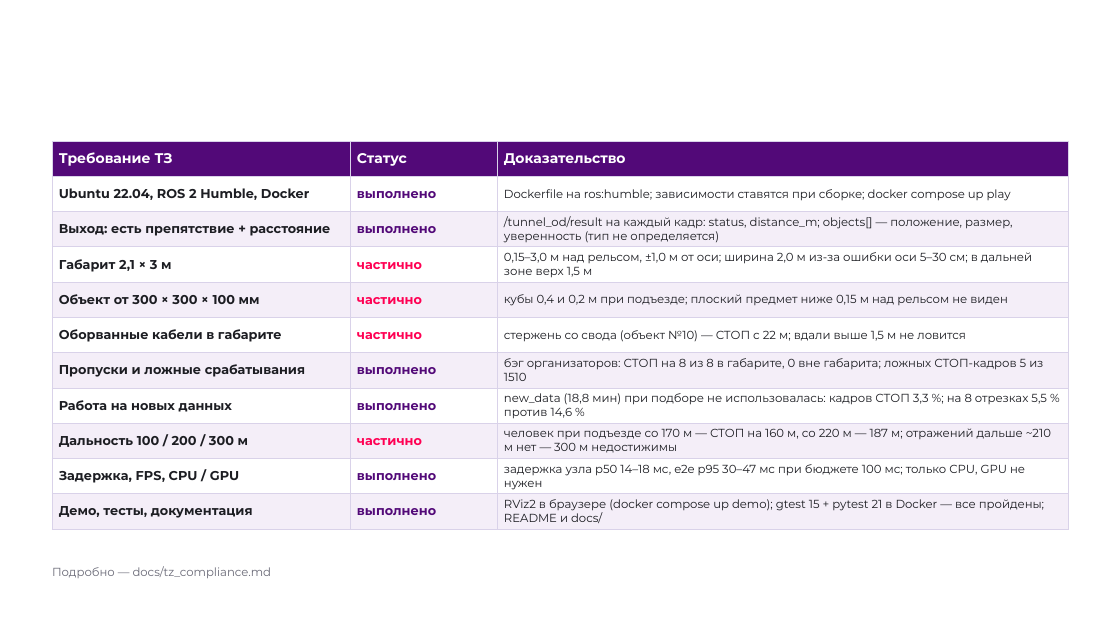
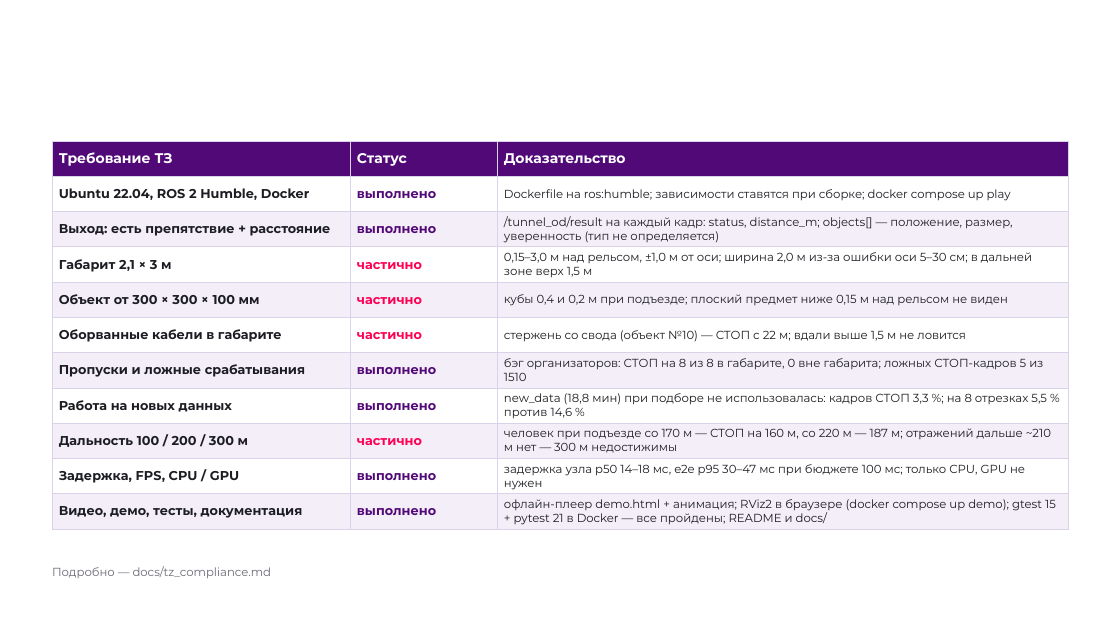
Before and after one commit to ivanpabl/hakatanon_lidar, a slide deck: slide 15 of presentation/ЛЦТ2026_Кейс5_tunnel_od.pptx. Drawn at 1120x630 pixels with LibreOffice and Linux fonts; fonts in the diff are those of the drawing; background and template pictures are left out. Boxes give left, top, right and bottom in pixels: in the first picture for what was removed or moved away, otherwise in the second. Text is boxed around its words. In the diff, an @@ line names an element or a change of style, - is before the commit and + after.

```diff
--- a/presentation/ЛЦТ2026_Кейс5_tunnel_od.pptx
+++ b/presentation/ЛЦТ2026_Кейс5_tunnel_od.pptx
@@ table at [52, 141, 1069, 529] @@
-row 11, column 1: Демо, тесты, документация
+row 11, column 1: Видео, демо, тесты, документация
-row 11, column 3: RViz2 в браузере (docker compose up demo); gtest 15 + pytest 21 в Docker — все пройдены; README и docs/
+row 11, column 3: офлайн-плеер demo.html + анимация; RViz2 в браузере (docker compose up demo); gtest 15 + pytest 21 в Docker — все пройдены; README и docs/
```
Also in this commit, not shown: 4 other files.
